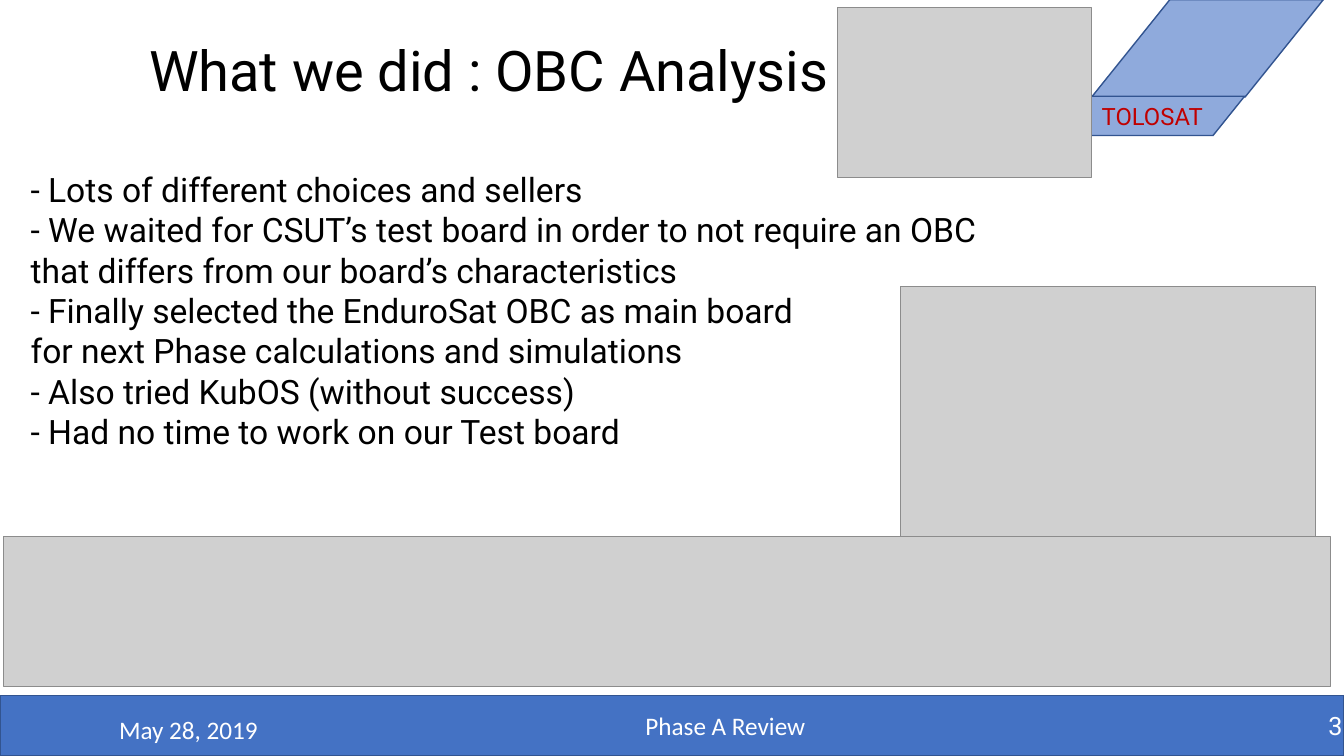
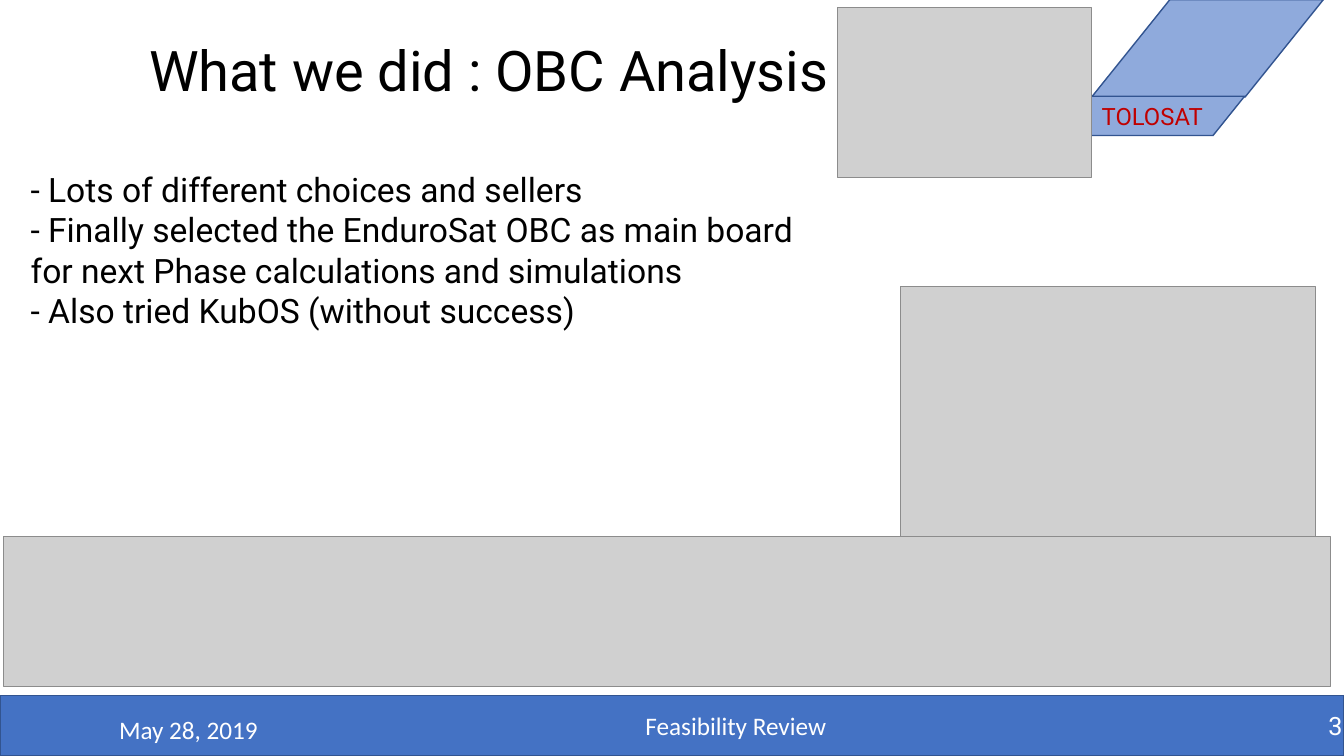
Before and after one commit to belmant/tolosat_systems_engineering, a slide deck: slide 3 of Files/OBDH.pptx. Drawn at 1344x756 pixels with LibreOffice and Linux fonts; fonts in the diff are those of the drawing; grey boxes stand for pictures; background and template pictures are left out. Boxes give left, top, right and bottom in pixels: in the first picture for what was removed or moved away, otherwise in the second. Text is boxed around its words. In the diff, an @@ line names an element or a change of style, - is before the commit and + after.

Commit message:
Added presentations

```diff
--- a/Files/OBDH.pptx
+++ b/Files/OBDH.pptx
@@ subtitle at [31,216,976,284]: paragraph removed @@
-- We waited for CSUT’s test board in order to not require an OBC that differs from our board’s characteristics
@@ subtitle at [48,418,619,445]: paragraph removed @@
-- Had no time to work on our Test board
@@ text at [645,717,826,739]: text changed @@
-Phase A Review
+Feasibility Review
```
Also in this commit, not shown: 8 other slides changed, 10 other files.
